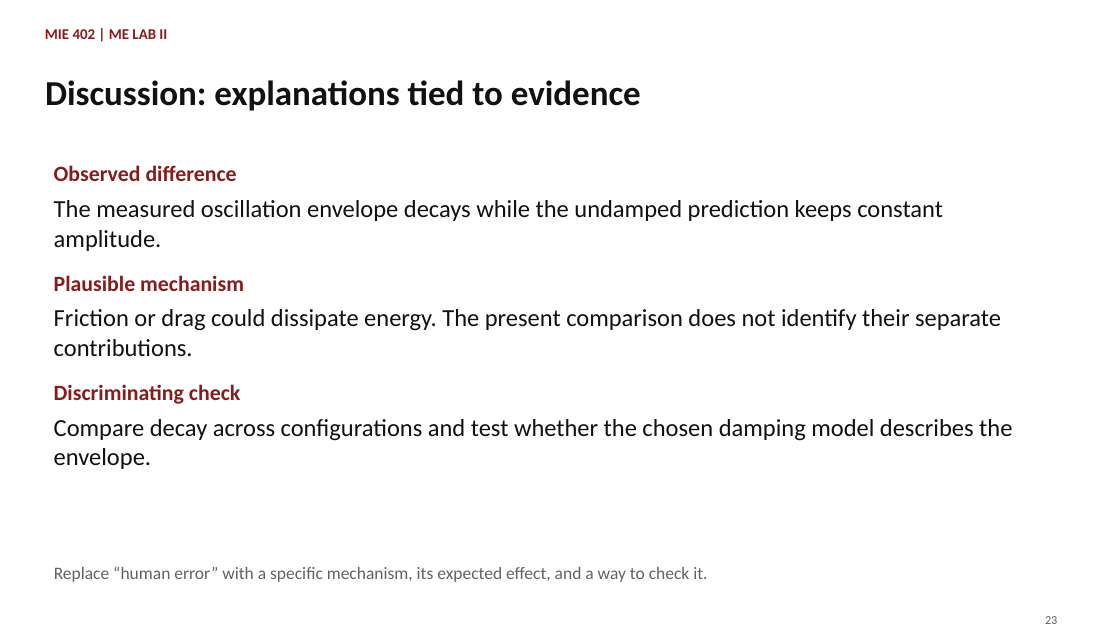
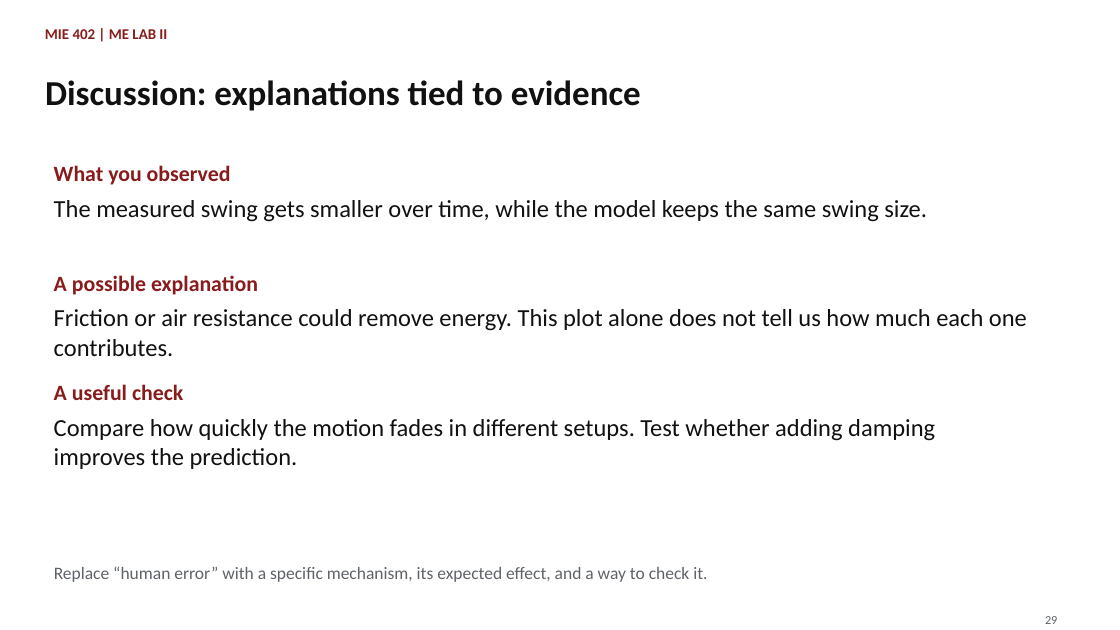
Before and after one commit to Ehsan-Roohi/MIE402-Lab, a slide deck: slide 29 of site/docs/MIE402_Lecture01_Report_Writing_Fall2026_v1.pptx (slide 23 before the commit). Drawn at 1120x630 pixels with LibreOffice and Linux fonts; fonts in the diff are those of the drawing. Boxes give left, top, right and bottom in pixels: in the first picture for what was removed or moved away, otherwise in the second. Text is boxed around its words. In the diff, an @@ line names an element or a change of style, - is before the commit and + after.

Commit message:
Publish final Lecture 01 with equipment photos and clearer explanations

```diff
--- a/site/docs/MIE402_Lecture01_Report_Writing_Fall2026_v1.pptx
+++ b/site/docs/MIE402_Lecture01_Report_Writing_Fall2026_v1.pptx
@@ text at box(54, 165, 231, 185): text changed @@
-Observed difference
+What you observed
@@ text at box(54, 200, 927, 222): text changed @@
-The measured oscillation envelope decays while the undamped prediction keeps constant amplitude.
+The measured swing gets smaller over time, while the model keeps the same swing size.
@@ text at box(54, 275, 258, 295): text changed @@
-Plausible mechanism
+A possible explanation
@@ text at box(54, 309, 1027, 356): text changed @@
-Friction or drag could dissipate energy. The present comparison does not identify their separate contributions.
+Friction or air resistance could remove energy. This plot alone does not tell us how much each one contributes.
@@ text at box(54, 384, 183, 400): text changed @@
-Discriminating check
+A useful check
@@ text at box(54, 419, 935, 469): text changed @@
-Compare decay across configurations and test whether the chosen damping model describes the envelope.
+Compare how quickly the motion fades in different setups. Test whether adding damping improves the prediction.
@@ text at box(1045, 616, 1057, 624): text changed @@
-23
+29
```
Also in this commit, not shown: 16 other slides changed, 13 slides added, 7 slides removed, 12 other files.
